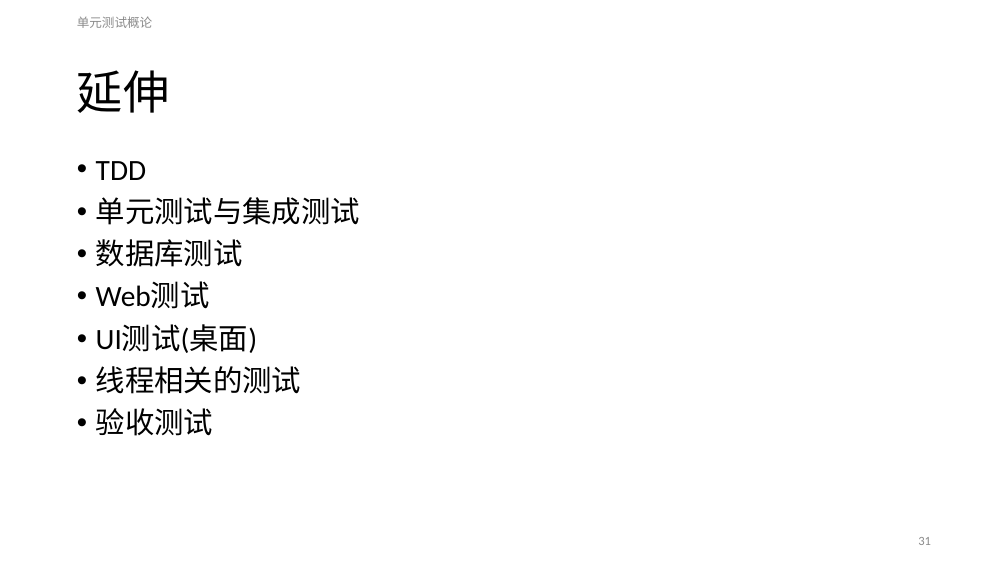
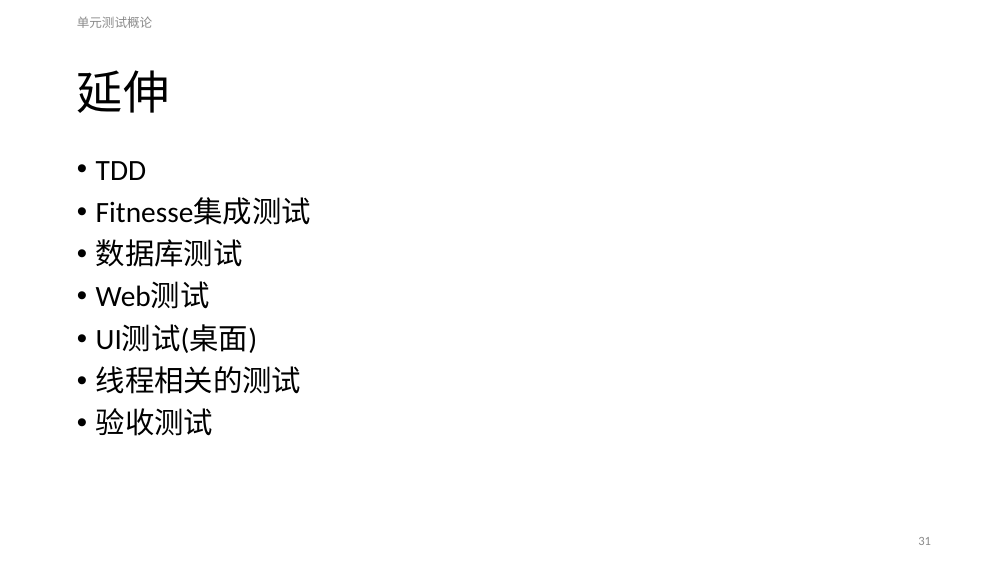
Before and after one commit to ReganHe/SharpUnitTest, a slide deck: slide 31 of MyUnitTest/Document/单元测试.pptx. Drawn at 1008x567 pixels with LibreOffice and Linux fonts; fonts in the diff are those of the drawing. Boxes give left, top, right and bottom in pixels: in the first picture for what was removed or moved away, otherwise in the second. Text is boxed around its words. In the diff, an @@ line names an element or a change of style, - is before the commit and + after.

```diff
--- a/MyUnitTest/Document/单元测试.pptx
+++ b/MyUnitTest/Document/单元测试.pptx
@@ text at <box>96,197,311,225</box>: text changed @@
-• 单元测试与集成测试
+• Fitnesse集成测试
```
Also in this commit, not shown: 3 other slides changed.
